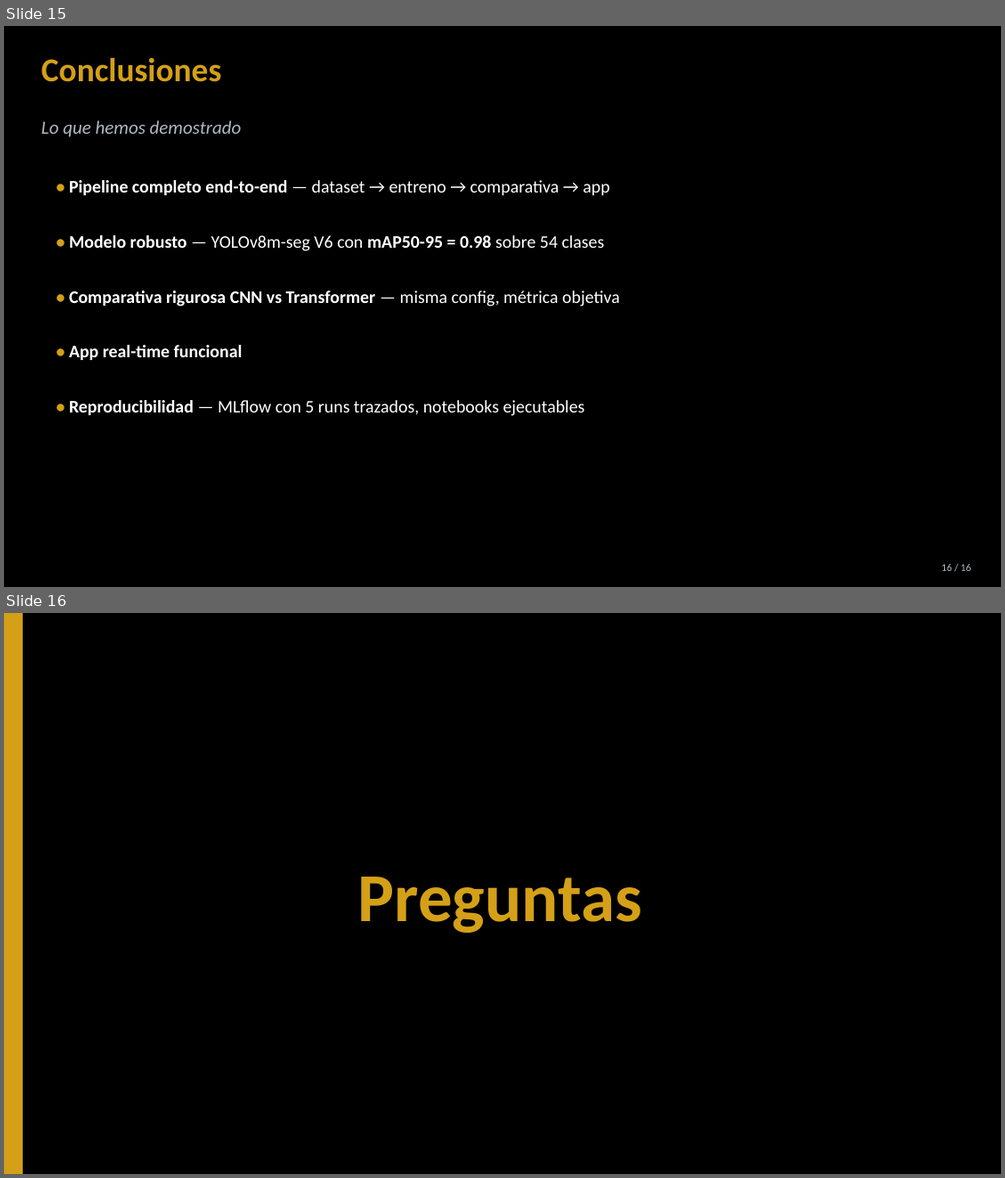
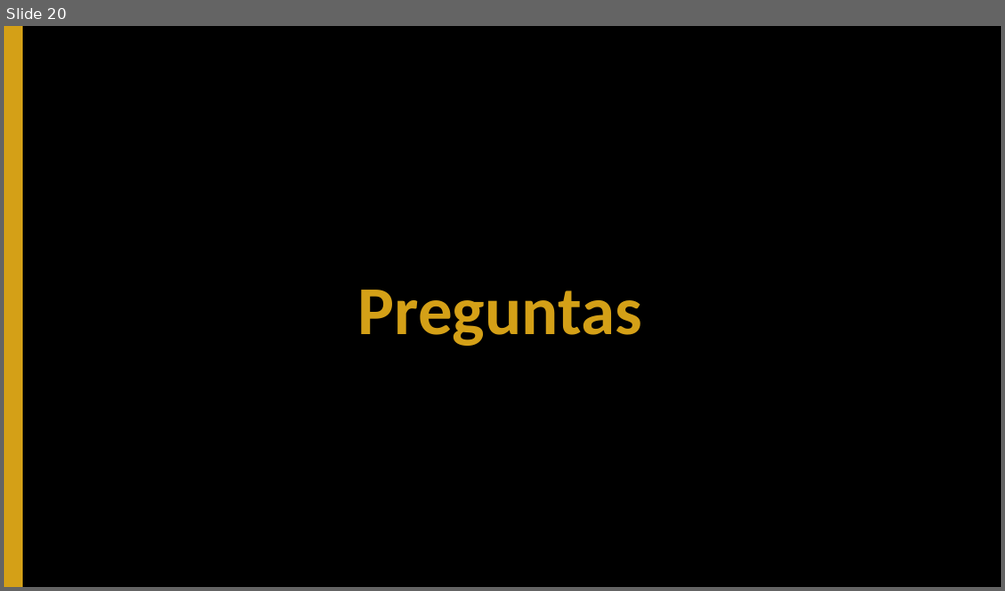
Before and after one commit to davidmoreda/blackjack-VAI, a slide deck: docs/presentation_assets/BlackjackVAI_presentacion.pptx. Shown one above the other, each under a label of ours: slides 15 and 16 before the commit, slide 20 after it. The pictures are 1005x1178 and 1005x591 pixels, drawn with LibreOffice and Linux fonts; fonts in the diff are those of the drawing. Boxes give left, top, right and bottom in pixels: in the first picture for what was removed or moved away, otherwise in the second. Text is boxed around its words. In the diff, an @@ line names an element or a change of style, - is before the commit and + after.

```diff
--- a/docs/presentation_assets/BlackjackVAI_presentacion.pptx
+++ b/docs/presentation_assets/BlackjackVAI_presentacion.pptx
@@ slide 15 removed at [4, 26, 1001, 587], background #000000 @@
@@ text removed at [41, 57, 221, 82] @@
-Conclusiones
@@ text removed at [41, 120, 242, 137] @@
-Lo que hemos demostrado
@@ text removed at [69, 180, 620, 416] @@
-• Pipeline completo end-to-end — dataset → entreno → comparativa → app
-• Modelo robusto — YOLOv8m-seg V6 con mAP50-95 = 0.98 sobre 54 clases
-• Comparativa rigurosa CNN vs Transformer — misma config, métrica objetiva
-• App real-time funcional
-• Reproducibilidad — MLflow con 5 runs trazados, notebooks ejecutables
@@ text removed at [941, 564, 971, 571] @@
-16 / 16
@@ what was slide 16 is now slide 20 @@
```
Also in this commit, not shown: 6 slides changed, 9 slides added, 4 other slides removed, 1 other file.
